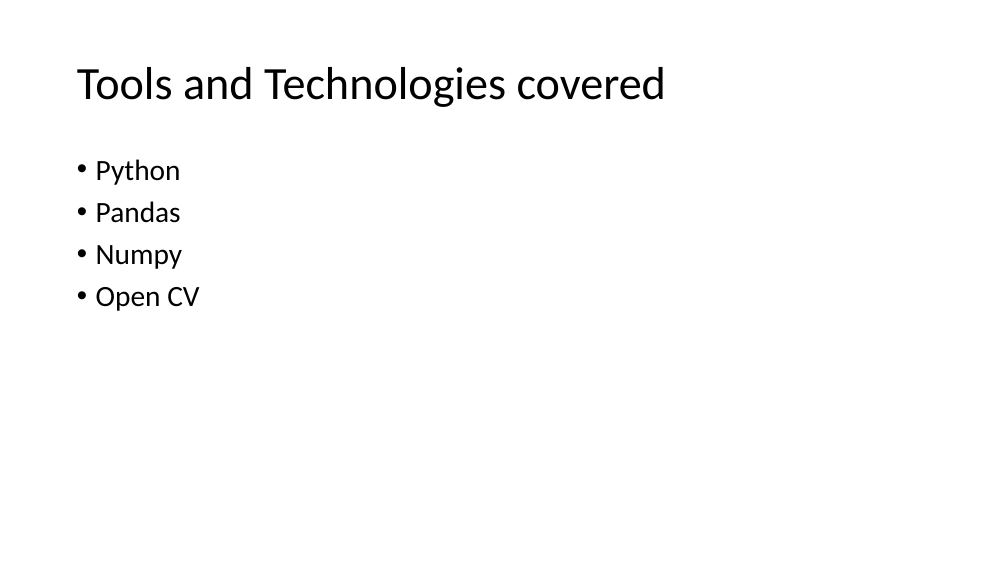
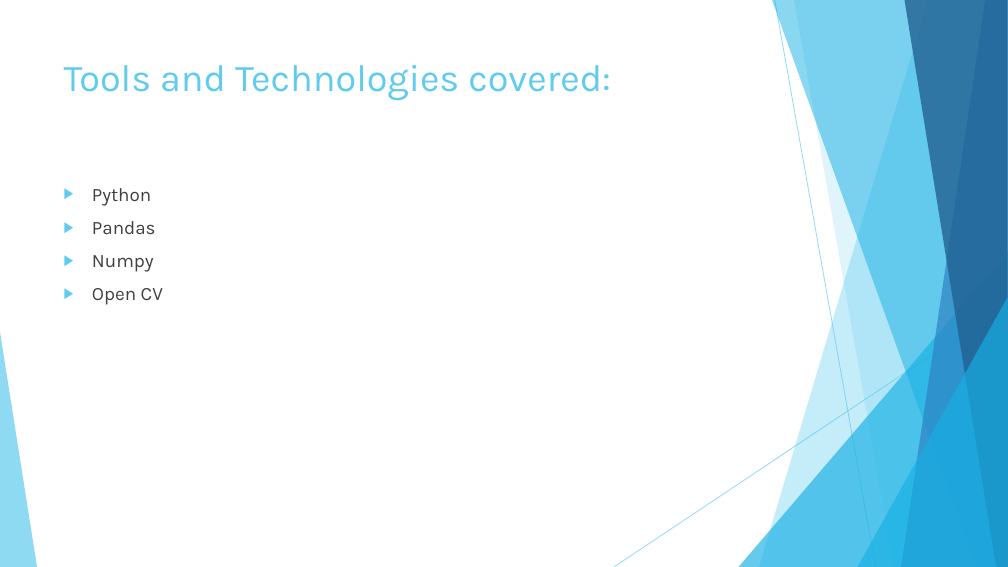
Before and after one commit to metinsenturk/ds620-motiondetection, a slide deck: slide 3 of documents/DS620 presentation.pptx. Drawn at 1008x567 pixels with LibreOffice and Linux fonts; fonts in the diff are those of the drawing. Boxes give left, top, right and bottom in pixels: in the first picture for what was removed or moved away, otherwise in the second. Text is boxed around its words. In the diff, an @@ line names an element or a change of style, - is before the commit and + after.

```diff
--- a/documents/DS620 presentation.pptx
+++ b/documents/DS620 presentation.pptx
@@ title "Tools and Technologies covered:" at box(64, 65, 611, 101): vertical alignment middle to top @@
@@ title at box(64, 65, 611, 101): text changed; size 44 to 36 pt; font Calibri to Karla; text colour #000000 to #5FCBEF @@
-Tools and Technologies covered
+Tools and Technologies covered:
@@ text "Python": place and size @@
-text "Python" at box(96, 159, 199, 311)
+text "Python" at box(92, 188, 163, 305)
@@ text "Python" at box(92, 188, 163, 305): size 28 to 18 pt, font Calibri to Karla, text colour #000000 to #404040; bullet • to ▶; line spacing 0.9 to 1 @@
@@ group added at box(0, 0, 1008, 567): 5 freeform shapes, 3 triangles, 2 lines @@
```
Also in this commit, not shown: 10 other slides changed.
